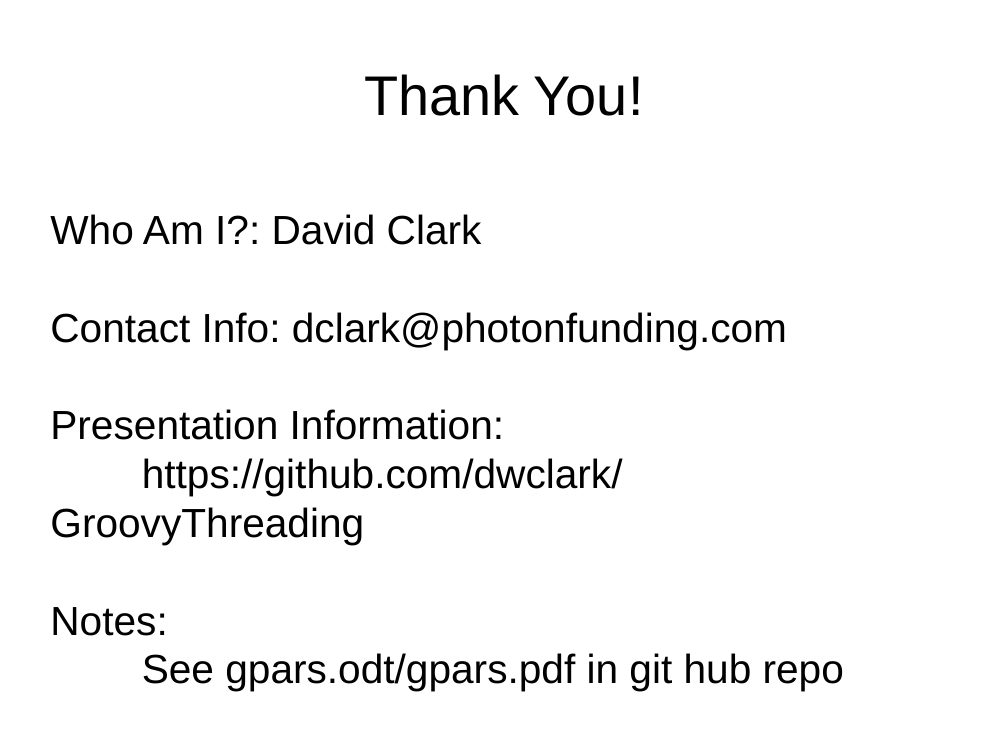
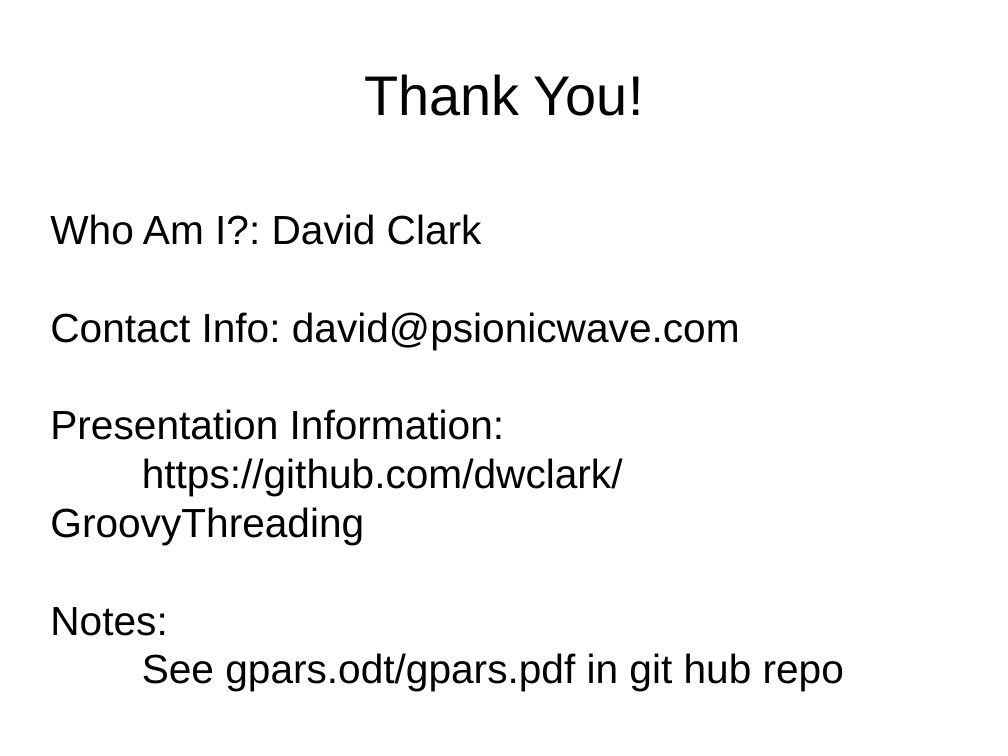
Before and after one commit to dwclark/GroovyThreading, a slide deck: slide 26 of presentation/gpars.odp (slide 20 before the commit). Drawn at 1008x756 pixels with LibreOffice and Linux fonts; fonts in the diff are those of the drawing. Boxes give left, top, right and bottom in pixels: in the first picture for what was removed or moved away, otherwise in the second. Text is boxed around its words. In the diff, an @@ line names an element or a change of style, - is before the commit and + after.

```diff
--- a/presentation/gpars.odp
+++ b/presentation/gpars.odp
@@ subtitle at (x1=50, y1=312, x2=740, y2=350): text changed @@
-Contact Info: dclark@photonfunding.com
+Contact Info: david@psionicwave.com
```
Also in this commit, not shown: 1 other slide changed, 6 slides added, 1 other file.
